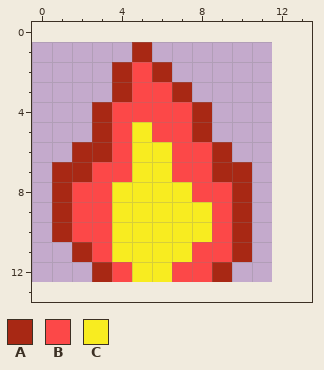
One commit to this pixel-art file: assets/firebolt.ase. This is how it looked before the edit.
12x12 pixels, 1 frame. The old version is drawn lined up with the new one, on the new canvas.
Palette (. is transparent): A #a82814  B #fc4848  C #f8ec20
Pixels before, first column x 1:
 1 ....A.....
 2 ...ABA....
 3 ...ABBA...
 4 ..ABBBBA..
 5 ..ABCBBA..
 6 .AABCCBBA.
 7 AABBCCBBAA
 8 ABBCCCCBBA
 9 ABBCCCCCBA
10 ABBCCCCCBA
11 .ABCCCCBBA
12 ..ABCCBBA.
The same view after the edit:
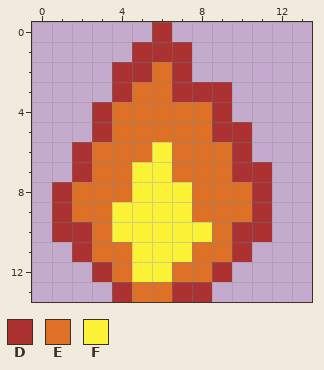
Colours new in this view: D #ac3232  E #df7126  F #fbf236
What changed:
canvas 12x12 -> 14x14, the old top-left corner now at 0,1
Changed rows in their new state; - is an unchanged pixel.
first column x 1:
 0 -----D-----
 1 ----DDD----
 2 ---DDED----
 3 ---DEEDDD--
 4 --DEEEEED--
 5 --DEEEEEDD-
 6 -DEEEFEEED-
 7 .DEEFFEEEDD
 8 DEEEFFFEEED
 9 DEEFFFFEEED
10 DDEFFFFFEDD
11 -DEEFFFEED-
12 --DEFFEED--
13 ---DEEDD---
Where, in picture pixels (left, top, right, bottom), the same in both pictures:
changed: (52, 22, 272, 302)
